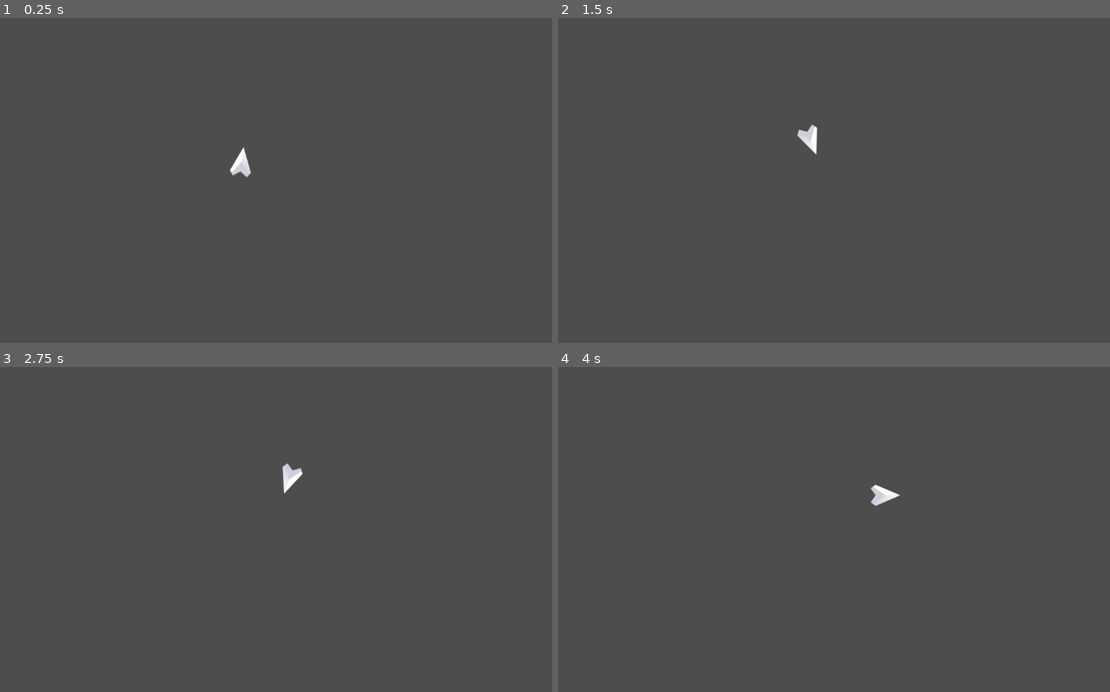
Above: before the commit, frames 1-4 (two rows, left to right).
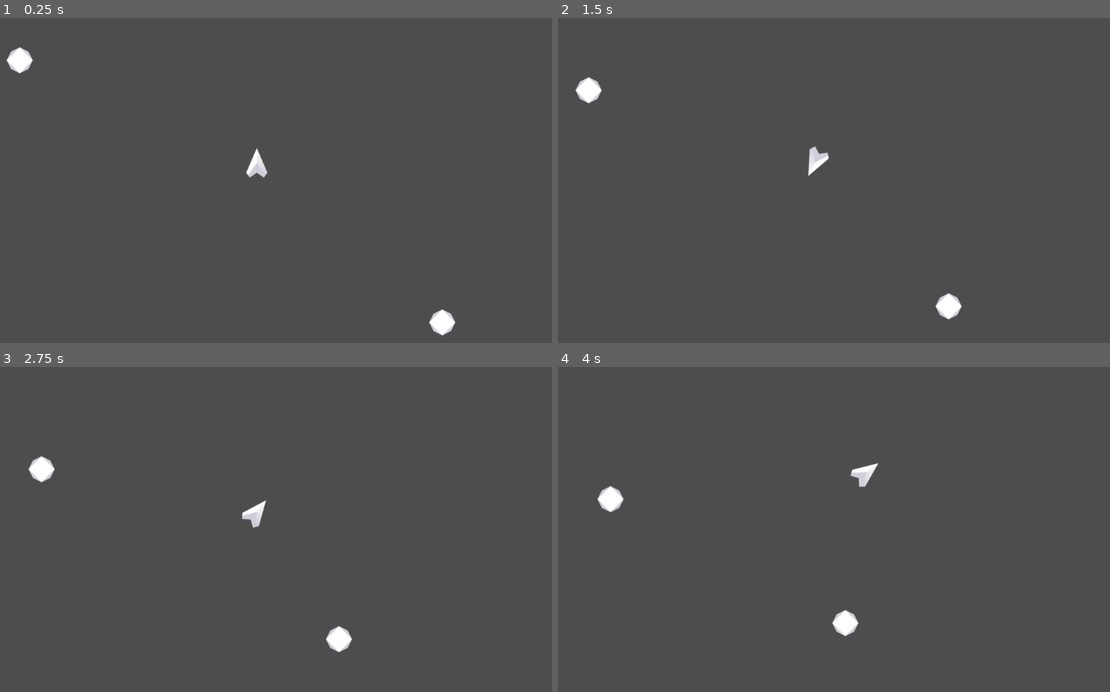
Above: after the commit, the same moments.

Repository: Nounail/Space-Shooter-
Game: Godot game, scene res://game.tscn
Same seed, same stepped clock (60 frames per second), same inputs: the game is played once before the commit and once after it.
Inputs:
- Up to frame 1 (0.25 s): no input
- Up to frame 2 (1.5 s): hold D (Right) 0.53-1.28 s; tap Space (Shoot, bound only after the commit) at 0.6, 1.35 s; hold A (left) from 1.28 s (still down)
- Up to frame 3 (2.75 s): release A (left) at 2.03 s; hold D (Right) from 2.03 s (still down); tap Space (Shoot, bound only after the commit) at 2.1 s
- Up to frame 4 (4 s): release D (Right) at 2.78 s; hold W (Forward) 2.78-3.53 s; tap Space (Shoot, bound only after the commit) at 2.85, 3.6 s; hold A (left) from 3.53 s (still down)

The runs differ from the first frame. In frame 1, 0.9% of the frame differs, in the area x 1-83%, y 8-98%; in frame 2, 0.9%; in frame 3, 0.9%, in the area x 5-64%, y 27-88%; in frame 4, 0.9%.
Error after the commit: Invalid call. Nonexistent function 'get_instance' in base 'PackedScene'. (res://Player.gd:36)

Commit message:
Completes Part 2

Diff:
--- /dev/null
+++ b/Asteriod/Asteriod.gd
@@ -0,0 +1,12 @@
+extends CharacterBody2D
+
+var initial_speed = 100
+
+func _ready():
+	velocity = Vector2(0,initial_speed*randf()).rotated(2*PI*randf())
+
+
+func _physics_process(delta):
+	move_and_slide()
+	position.x = wrapf(position.x, 0, 1152)
+	position.y = wrapf(position.y, 0, 649)
--- /dev/null
+++ b/Asteriod/asteriod.tscn
@@ -0,0 +1,13 @@
+[gd_scene load_steps=3 format=3 uid="uid://df0k82hneie6n"]
+
+[ext_resource type="Script" path="res://Asteriod/Asteriod.gd" id="1_s1qh1"]
+[ext_resource type="Texture2D" uid="uid://g6x70j4tkqfd" path="res://Asset/Meteor.png" id="2_nvvec"]
+
+[node name="Asteriod" type="CharacterBody2D"]
+script = ExtResource("1_s1qh1")
+
+[node name="Sprite2D" type="Sprite2D" parent="."]
+texture = ExtResource("2_nvvec")
+
+[node name="CollisionPolygon2D" type="CollisionPolygon2D" parent="."]
+polygon = PackedVector2Array(21, -17.3, 21, -14.3, 29.1, 4, 26.3, 4, 20.3, 18, 18.6, 18, 2.6, 28, -2.5, 28, -21, 17.1, -21, 14.3, -29.1, -4, -26.2, -4, -17.2, -21, -14.5, -21, -4, -26.2, -4, -29.2)
--- a/Player.gd
+++ b/Player.gd
@@ -1,19 +1,41 @@
 extends CharacterBody2D
 
 
-var speed = 1
+var speed = 100
 var max_speed = 100
-var rotate_speed = 0.08
+var rotate_speed = .08
+var nose = Vector2(0,-60)
+var Bullet = load("res://Player/bullet.tscn")
 
-func _physics_process(delta):
-	if Input.is_action_pressed("left"):
+
+func _ready():
+	$Exhaust.hide()
+
+func get_input():
+	var to_return = Vector2.ZERO
+	$Exhaust.hide()
+	if Input.is_action_pressed("Forward"):
+		to_return += Vector2(0, -1)
+		$Exhaust.show()
+	if Input.is_action_pressed("Left"):
 		rotation -= rotate_speed
 	if Input.is_action_pressed("Right"):
 		rotation += rotate_speed
-	velocity = velocity + Vector2(0,-speed).rotated(rotation)
-	print(velocity)
+	return to_return.rotated(rotation)
 
-	position.x = wrapf(position.x, 0,1152)
-	position.y = wrapf(position.y, 0,648)
+func _physics_process(_delta):
+	velocity += get_input()*speed
 	velocity = velocity.normalized() * clamp(velocity.length(), 0, max_speed)
+
+	position.x = wrapf(position.x, 0.0, 1152.0)
+	position.y = wrapf(position.y, 0.0, 648.0)
+	velocity = velocity.normalized() * clamp(velocity.length(), 0, max_speed)
+
 	move_and_slide()
+	if Input.is_action_just_pressed("Shoot"):
+		var bullet = Bullet.get_instance()
+		bullet.postion = position + nose.rotated(rotation)
+		bullet.rotaion = rotation
+		var Effects = get_node_or_null("root/Game/Effects")
+		if Effects != null:
+			Effects.add_child(bullet)
--- /dev/null
+++ b/Player/Player.gd
@@ -0,0 +1,18 @@
+extends Area2D
+
+var speed = 5
+var damage = 1.0
+var velocity = Vector2.ZERO
+
+
+func _ready():
+	velocity = Vector2(0,-speed).rotated(rotation)
+
+
+
+func _process(delta):
+	position = position + velocity
+
+
+func _on_body_entered(body):
+	queue_free()
--- /dev/null
+++ b/Player/bullet.tscn
@@ -0,0 +1,19 @@
+[gd_scene load_steps=4 format=3 uid="uid://cxunbtailo7km"]
+
+[ext_resource type="Script" path="res://Player/Player.gd" id="1_7ftm3"]
+[ext_resource type="Texture2D" uid="uid://bbw7pe8rhhxja" path="res://Asset/Bullet.png" id="2_qwrj1"]
+
+[sub_resource type="CircleShape2D" id="CircleShape2D_gb0tu"]
+custom_solver_bias = 1.0
+radius = 12.0
+
+[node name="Bullet" type="Area2D"]
+script = ExtResource("1_7ftm3")
+
+[node name="Sprite2D" type="Sprite2D" parent="."]
+texture = ExtResource("2_qwrj1")
+
+[node name="CollisionShape2D" type="CollisionShape2D" parent="."]
+shape = SubResource("CircleShape2D_gb0tu")
+
+[connection signal="body_entered" from="." to="." method="_on_body_entered"]
--- /dev/null
+++ b/Player/player.tscn
@@ -0,0 +1,23 @@
+[gd_scene load_steps=4 format=3 uid="uid://bvnae2nvo8cuq"]
+
+[ext_resource type="Script" path="res://Player.gd" id="1_pfdff"]
+[ext_resource type="Texture2D" uid="uid://ch8an76owurom" path="res://Asset/Player.png" id="2_n22bu"]
+[ext_resource type="Texture2D" uid="uid://bodcvxafrc5q4" path="res://Asset/Exhaust.png" id="3_kfrlf"]
+
+[node name="Player" type="CharacterBody2D"]
+position = Vector2(2.08165e-12, 2.08165e-12)
+rotation = 6.28319
+script = ExtResource("1_pfdff")
+metadata/_edit_group_ = true
+
+[node name="Sprite2D" type="Sprite2D" parent="."]
+scale = Vector2(0.8125, 1.13281)
+texture = ExtResource("2_n22bu")
+
+[node name="CollisionPolygon2D" type="CollisionPolygon2D" parent="."]
+scale = Vector2(0.8125, 1.13281)
+polygon = PackedVector2Array(5, -25.2, 5, -22.5, 28.3, 17, 27.2, 19, 25.9, 19, 17.9, 28, 13.6, 28, -0.700001, 21.7, -19, 29, -19, 25.9, -28, 17.9, -28, 14.4, -3, -25.6, -3, -29.2)
+
+[node name="Exhaust" type="Sprite2D" parent="."]
+position = Vector2(2.08165e-12, 57)
+texture = ExtResource("3_kfrlf")
--- a/game.tscn
+++ b/game.tscn
@@ -1,20 +1,19 @@
 [gd_scene load_steps=3 format=3 uid="uid://dyno5p0sdquh"]
 
-[ext_resource type="Script" path="res://Player.gd" id="1_tsmhd"]
-[ext_resource type="Texture2D" uid="uid://ch8an76owurom" path="res://Asset/Player.png" id="1_wwd6v"]
+[ext_resource type="PackedScene" uid="uid://bvnae2nvo8cuq" path="res://Player/player.tscn" id="1_6hskf"]
+[ext_resource type="PackedScene" uid="uid://df0k82hneie6n" path="res://Asteriod/asteriod.tscn" id="2_cgv3a"]
 
 [node name="Game" type="Node2D"]
 
-[node name="Player" type="CharacterBody2D" parent="."]
-position = Vector2(512, 300)
-rotation = 0.127409
-script = ExtResource("1_tsmhd")
-metadata/_edit_group_ = true
+[node name="Player" parent="." instance=ExtResource("1_6hskf")]
+position = Vector2(540, 300)
 
-[node name="Sprite2D" type="Sprite2D" parent="Player"]
-scale = Vector2(0.8125, 1.13281)
-texture = ExtResource("1_wwd6v")
+[node name="Asteriod_Container" type="Node2D" parent="."]
 
-[node name="CollisionPolygon2D" type="CollisionPolygon2D" parent="Player"]
-scale = Vector2(0.8125, 1.13281)
-polygon = PackedVector2Array(5, -25.2, 5, -22.5, 28.3, 17, 27.2, 19, 25.9, 19, 17.9, 28, 13.6, 28, -0.700001, 21.7, -19, 29, -19, 25.9, -28, 17.9, -28, 14.4, -3, -25.6, -3, -29.2)
+[node name="Asteriod" parent="Asteriod_Container" instance=ExtResource("2_cgv3a")]
+position = Vector2(100, 100)
+
+[node name="Asteriod2" parent="Asteriod_Container" instance=ExtResource("2_cgv3a")]
+position = Vector2(900, 600)
+
+[node name="Effect" type="Node2D" parent="."]
--- a/project.godot
+++ b/project.godot
@@ -41,3 +41,8 @@
 "events": [Object(InputEventKey,"resource_local_to_scene":false,"resource_name":"","device":-1,"window_id":0,"alt_press …(182 unchanged characters)…
 ]
 }
+Shoot={
+"deadzone": 0.5,
+"events": [Object(InputEventKey,"resource_local_to_scene":false,"resource_name":"","device":-1,"window_id":0,"alt_pressed":false,"shift_pressed":false,"ctrl_pressed":false,"meta_pressed":false,"pressed":false,"keycode":0,"physical_keycode":32,"key_label":0,"unicode":32,"echo":false,"script":null)
+]
+}
